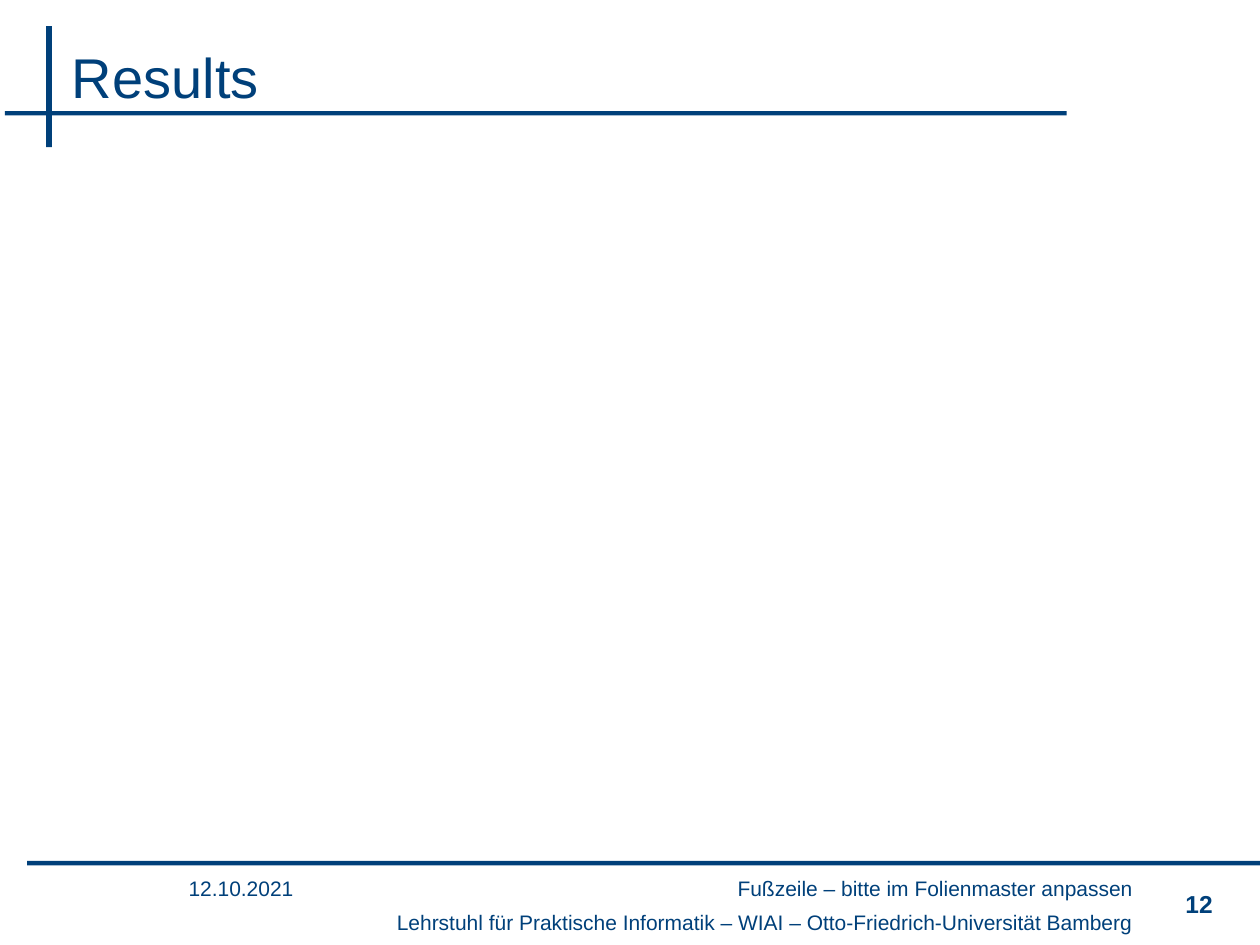
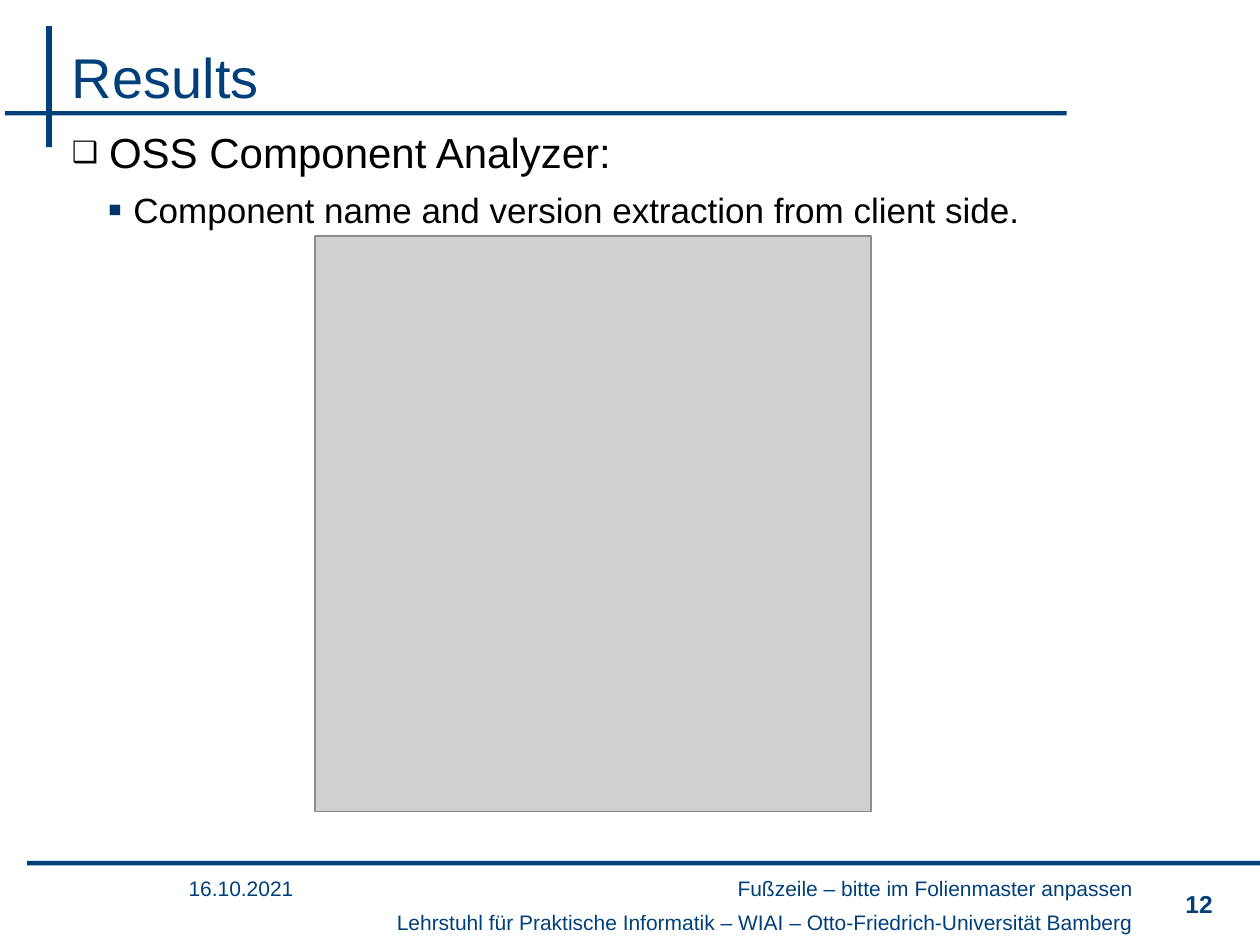
Before and after one commit to rhari26/thesis, a slide deck: slide 12 of Open-Source Software Discovery and Vulnerability Analysis.pptx. Drawn at 1260x945 pixels with LibreOffice and Linux fonts; fonts in the diff are those of the drawing; grey boxes stand for pictures; background and template pictures are left out. Boxes give left, top, right and bottom in pixels: in the first picture for what was removed or moved away, otherwise in the second. Text is boxed around its words. In the diff, an @@ line names an element or a change of style, - is before the commit and + after.

```diff
--- a/Open-Source Software Discovery and Vulnerability Analysis.pptx
+++ b/Open-Source Software Discovery and Vulnerability Analysis.pptx
@@ text added at bbox=[109, 137, 1019, 230], 20 pt, text #000000 @@
+❑ OSS Component Analyzer:
+  ▪ Component name and version extraction from client side.
@@ picture added at bbox=[315, 236, 871, 811] @@
@@ text at bbox=[189, 881, 294, 897]: text changed @@
-12.10.2021
+16.10.2021
```
Also in this commit, not shown: 11 other slides changed, 5 slides added, 1 slide removed.
